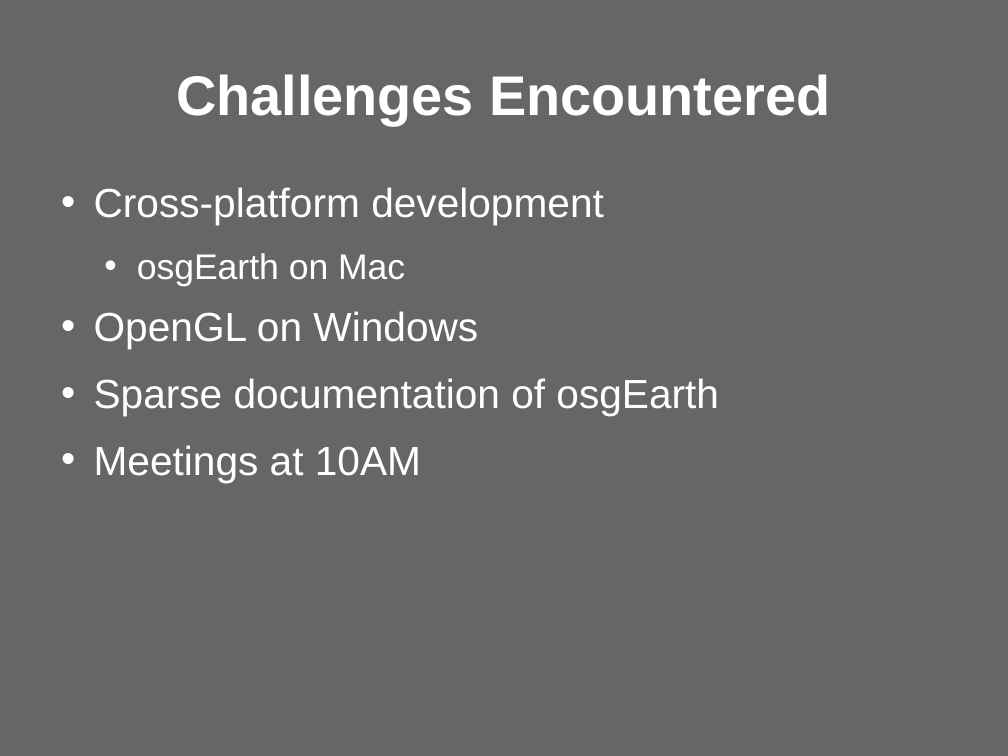
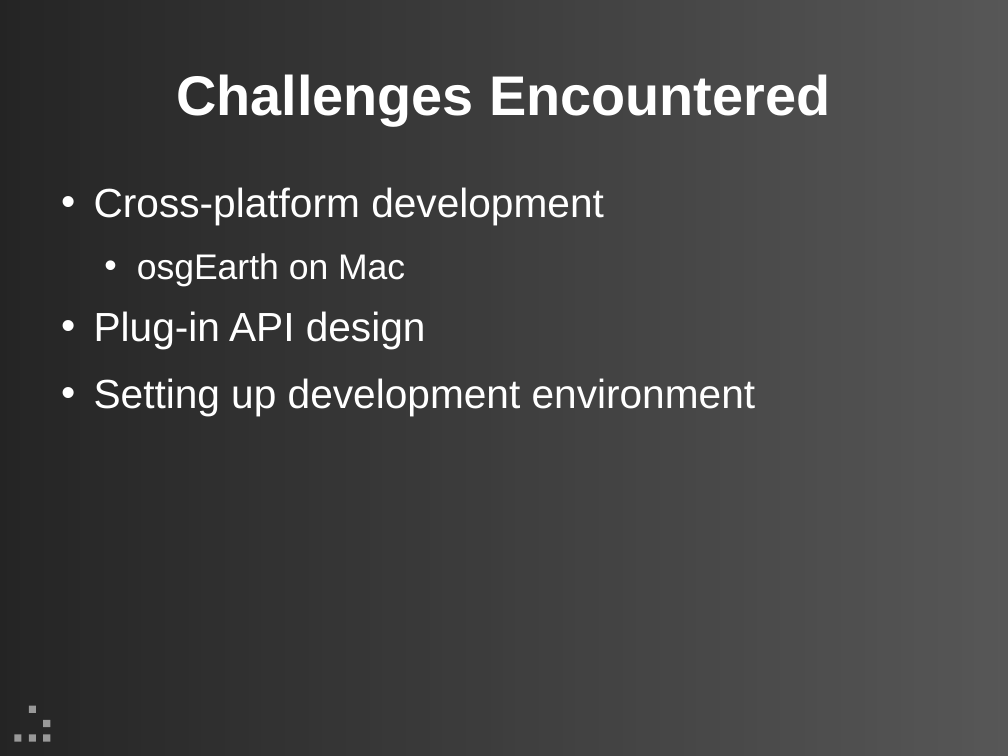
Before and after one commit to updraft/updraft, a slide deck: slide 18 of Docs/presentation.odp (slide 19 before the commit). Drawn at 1008x756 pixels with LibreOffice and Linux fonts; fonts in the diff are those of the drawing; background and template pictures are left out. Boxes give left, top, right and bottom in pixels: in the first picture for what was removed or moved away, otherwise in the second. Text is boxed around its words. In the diff, an @@ line names an element or a change of style, - is before the commit and + after.

```diff
--- a/Docs/presentation.odp
+++ b/Docs/presentation.odp
@@ background #666666 to #333333 @@
@@ rectangle added at box(0, 0, 1008, 756), fill gradient #000000 to #B3B3B3 @@
@@ text at box(94, 311, 756, 415): text changed @@
-• OpenGL on Windows
-• Sparse documentation of osgEarth
-• Meetings at 10AM
+• Plug-in API design
+• Setting up development environment
@@ group added at box(15, 706, 50, 742): 5 rectangles @@
```
Also in this commit, not shown: 17 other slides changed, 3 slides added, 2 slides removed.
